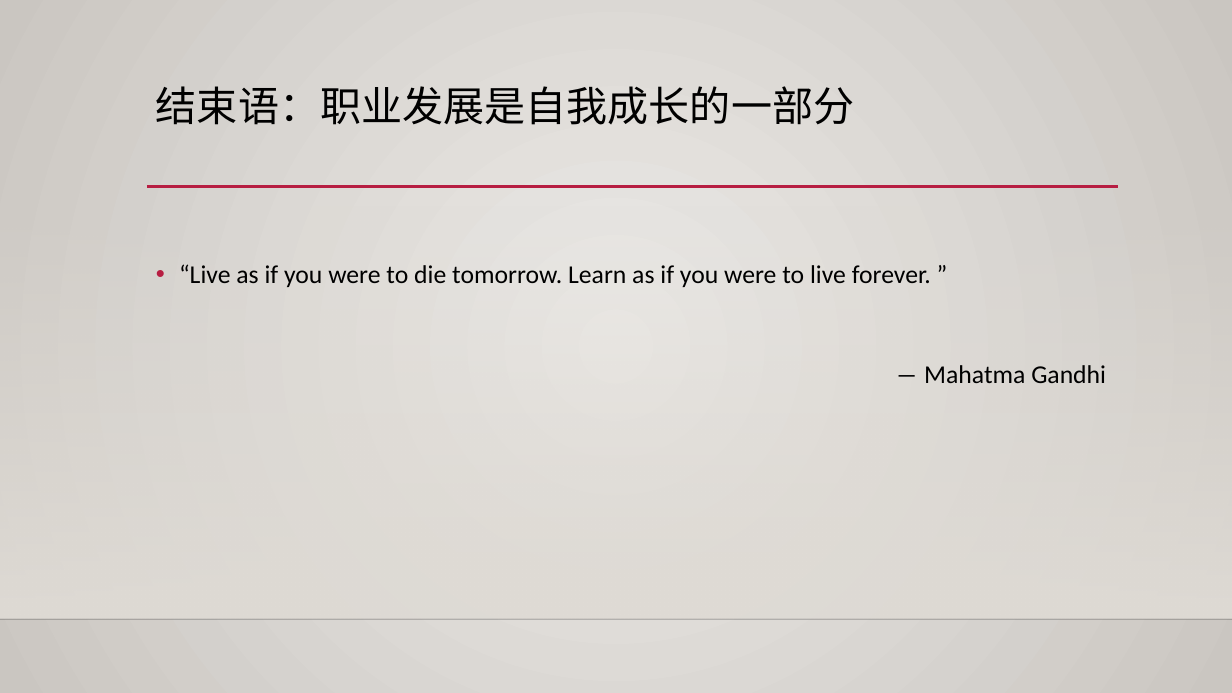
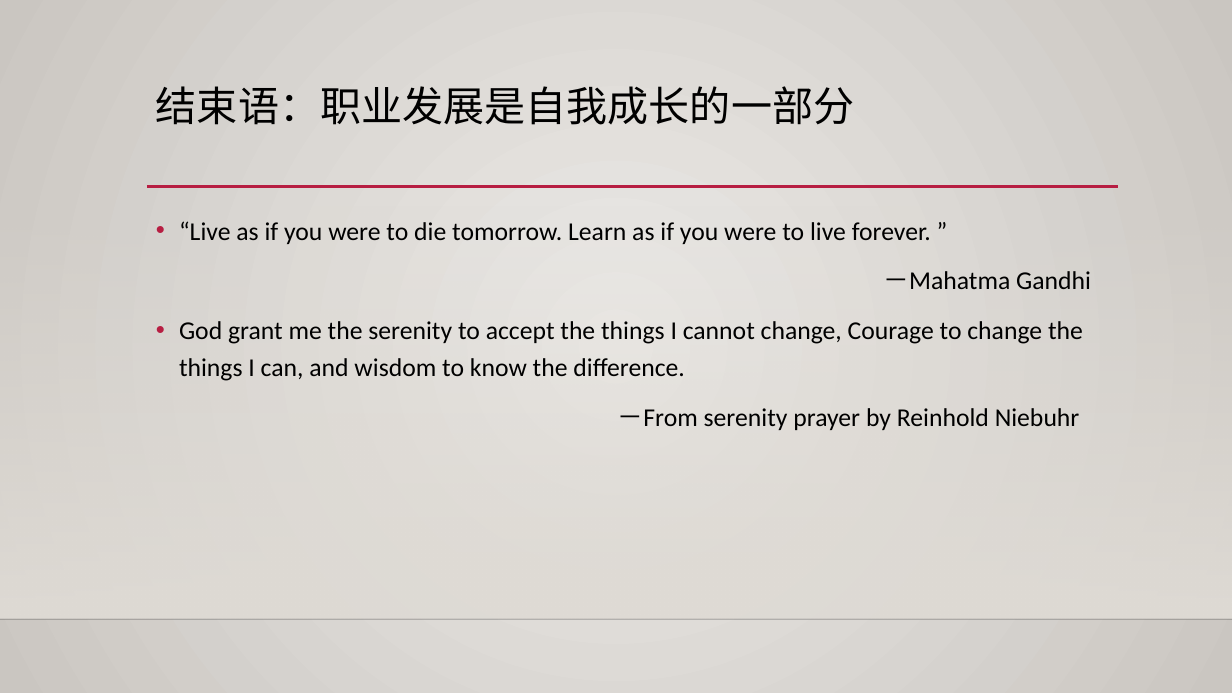
Before and after one commit to yangoliver/mydoc, a slide deck: slide 16 of slides/2016/career_personal_dev.pptx. Drawn at 1232x693 pixels with LibreOffice and Linux fonts; fonts in the diff are those of the drawing; background and template pictures are left out. Boxes give left, top, right and bottom in pixels: in the first picture for what was removed or moved away, otherwise in the second. Text is boxed around its words. In the diff, an @@ line names an element or a change of style, - is before the commit and + after.

```diff
--- a/slides/2016/career_personal_dev.pptx
+++ b/slides/2016/career_personal_dev.pptx
@@ text at (179,271,1091,430): text changed @@
-― Mahatma Gandhi
+－Mahatma Gandhi
+• God grant me the serenity to accept the things I cannot change, Courage to change the things I can, and wisdom to know the difference.
+－From serenity prayer by Reinhold Niebuhr
```
Also in this commit, not shown: 1 other slide changed, 1 other file.
